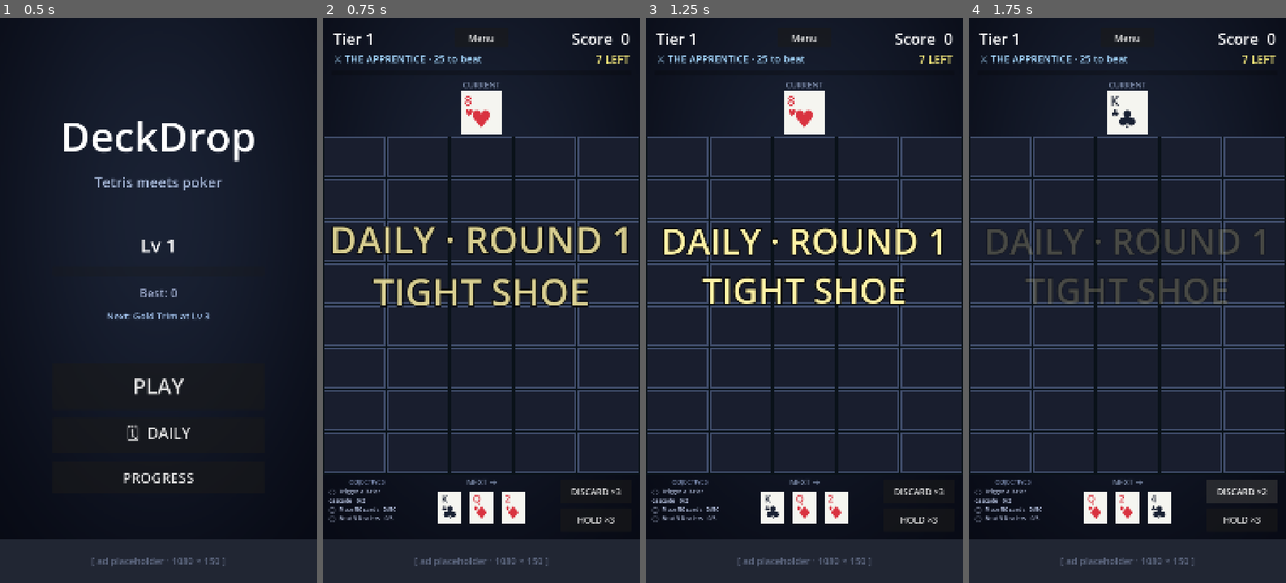
Above: before the commit, frames 1-4 (left to right).
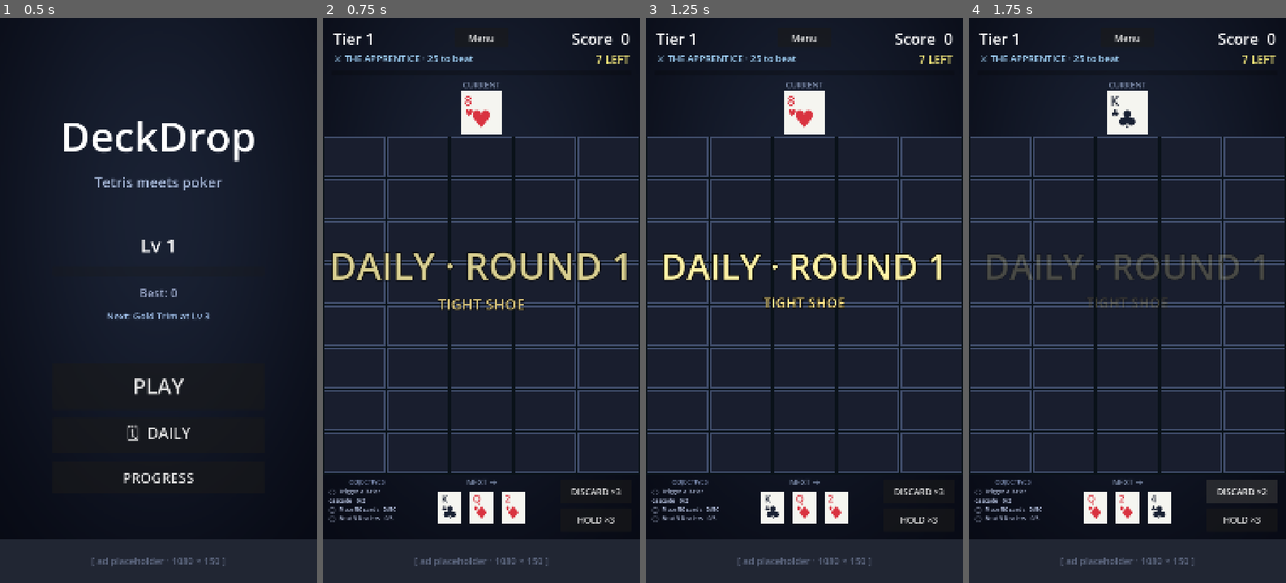
Above: after the commit, the same moments.

Repository: KrisCagle/Godot-CardStack
Game: Godot game, scene res://scenes/Title.tscn
Same seed, same stepped clock (60 frames per second), same inputs: the game is played once before the commit and once after it.
Inputs:
- Up to frame 1 (0.5 s): no input
- Up to frame 2 (0.75 s): click "🗓 DAILY" at 0.5 s
- Up to frame 3 (1.25 s): no input
- Up to frame 4 (1.75 s): click "DISCARD ×3" at 1.25 s

Frame 1 is identical in both runs. In frame 2, 6.1% of the frame differs, in the area x 2-96%, y 6-52%; in frame 3, 5.8%; in frame 4, 3.8%.

Commit message:
Fix text overflow on round splash and game-over panel
Round splash: titles and subtitles both rendered at 120pt in a single
Label with newline separator. Boss subtitles like "THE LEGEND — Only
Trips+ count" pushed past the screen at that size.

Refactored _show_round_splash to use a VBoxContainer with two Labels:
  - Title  (120pt) — "BOSS · ROUND 3" or "ROUND 1"
  - Subtitle (48pt) — dealer name or modifier or boss rule
Both labels have autowrap_mode = WORD_SMART and custom_minimum_size
of 980px wide so long text wraps to a second line instead of clipping.

Same tween animation (back-ease scale-in, fade-out at 0.85s) applied
to the container.

Game-over panel:
  - XpLabel font 60 → 52 + autowrap (long bonus breakdowns like
    "+450 XP (+100 first-time, +350 obj 2/3)" were overflowing the
    panel's 920px width).
  - BestHandLabel font 40 → 36 + autowrap (the new Modifier line
    appended after best-hand could push wide on long names).

HUD dealer info label:
  - Width 700 → 760 (more room for the longer boss prefix string
    "⚠ BOSS · THE LEGEND · 2500 to beat")
  - Font 34 → 32 (slight headroom)
  - clip_text = true so anything still too long gets cut instead of
    bleeding into RoundCounterLabel.

Diff:
--- a/DeckDrop/scenes/Game.tscn
+++ b/DeckDrop/scenes/Game.tscn
@@ -68,12 +68,13 @@
 layout_mode = 1
 offset_left = 36.0
 offset_top = 115.0
-offset_right = 700.0
+offset_right = 760.0
 offset_bottom = 160.0
 modulate = Color(0.85, 0.55, 0.55, 1)
 text = "DEALER: Pair · 100"
 vertical_alignment = 1
-theme_override_font_sizes/font_size = 34
+clip_text = true
+theme_override_font_sizes/font_size = 32
 
 [node name="RoundCounterLabel" type="Label" parent="HUD"]
 layout_mode = 1
@@ -337,7 +338,8 @@
 modulate = Color(0.7, 0.78, 0.92, 1)
 text = ""
 horizontal_alignment = 1
-theme_override_font_sizes/font_size = 40
+autowrap_mode = 3
+theme_override_font_sizes/font_size = 36
 
 [node name="Spacer2" type="Control" parent="GameOverPanel/Panel/VBox"]
 custom_minimum_size = Vector2(0, 30)
@@ -347,7 +349,8 @@
 layout_mode = 2
 text = "+0 XP"
 horizontal_alignment = 1
-theme_override_font_sizes/font_size = 60
+autowrap_mode = 3
+theme_override_font_sizes/font_size = 52
 
 [node name="LevelLabel" type="Label" parent="GameOverPanel/Panel/VBox"]
 layout_mode = 2
--- a/DeckDrop/scripts/game.gd
+++ b/DeckDrop/scripts/game.gd
@@ -1215,34 +1215,56 @@
 
 
 func _show_round_splash(text: String, subtitle: String = "") -> void:
-	var full := text
+	# Title at 120pt + optional subtitle at 48pt with autowrap. Previous version
+	# stuffed both into one Label so boss subtitles like "THE LEGEND — Only
+	# Trips+ count" rendered at 120pt and ran way off-screen.
+	const MAX_WIDTH := 980.0
+	var container := VBoxContainer.new()
+	container.alignment = BoxContainer.ALIGNMENT_CENTER
+	container.z_index = 150
+	container.mouse_filter = Control.MOUSE_FILTER_IGNORE
+	container.add_theme_constant_override("separation", 8)
+	add_child(container)
+
+	var title_label := Label.new()
+	title_label.text = text
+	title_label.add_theme_font_size_override("font_size", 120)
+	title_label.add_theme_color_override("font_color", Color(1.0, 0.95, 0.65))
+	title_label.add_theme_color_override("font_outline_color", Color(0, 0, 0, 0.95))
+	title_label.add_theme_constant_override("outline_size", 16)
+	title_label.horizontal_alignment = HORIZONTAL_ALIGNMENT_CENTER
+	title_label.autowrap_mode = TextServer.AUTOWRAP_WORD_SMART
+	title_label.custom_minimum_size = Vector2(MAX_WIDTH, 0)
+	container.add_child(title_label)
+
 	if not subtitle.is_empty():
-		full = "%s\n%s" % [text, subtitle]
-	var splash := Label.new()
-	splash.text = full
-	splash.add_theme_font_size_override("font_size", 120)
-	splash.add_theme_color_override("font_color", Color(1.0, 0.95, 0.65))
-	splash.add_theme_color_override("font_outline_color", Color(0, 0, 0, 0.95))
-	splash.add_theme_constant_override("outline_size", 16)
-	splash.horizontal_alignment = HORIZONTAL_ALIGNMENT_CENTER
-	splash.z_index = 150
-	splash.mouse_filter = Control.MOUSE_FILTER_IGNORE
-	add_child(splash)
+		var sub_label := Label.new()
+		sub_label.text = subtitle
+		sub_label.add_theme_font_size_override("font_size", 48)
+		sub_label.add_theme_color_override("font_color", Color(1.0, 0.90, 0.55))
+		sub_label.add_theme_color_override("font_outline_color", Color(0, 0, 0, 0.92))
+		sub_label.add_theme_constant_override("outline_size", 10)
+		sub_label.horizontal_alignment = HORIZONTAL_ALIGNMENT_CENTER
+		sub_label.autowrap_mode = TextServer.AUTOWRAP_WORD_SMART
+		sub_label.custom_minimum_size = Vector2(MAX_WIDTH, 0)
+		container.add_child(sub_label)
+
 	await get_tree().process_frame
-	splash.position = (size - splash.size) * 0.5
-	splash.position.y -= 120.0
-	splash.pivot_offset = splash.size * 0.5
-	splash.scale = Vector2(0.4, 0.4)
-	splash.modulate.a = 0.0
+	container.size = container.get_combined_minimum_size()
+	container.position = (size - container.size) * 0.5
+	container.position.y -= 80.0
+	container.pivot_offset = container.size * 0.5
+	container.scale = Vector2(0.4, 0.4)
+	container.modulate.a = 0.0
 
 	var t := create_tween().set_parallel(true)
-	t.tween_property(splash, "scale", Vector2(1.0, 1.0), 0.30) \
+	t.tween_property(container, "scale", Vector2(1.0, 1.0), 0.30) \
 		.set_trans(Tween.TRANS_BACK).set_ease(Tween.EASE_OUT)
-	t.tween_property(splash, "modulate:a", 1.0, 0.20)
-	t.tween_property(splash, "modulate:a", 0.0, 0.40).set_delay(0.85)
+	t.tween_property(container, "modulate:a", 1.0, 0.20)
+	t.tween_property(container, "modulate:a", 0.0, 0.40).set_delay(0.85)
 
 	await t.finished
-	splash.queue_free()
+	container.queue_free()
 
 
 func _spawn_mini_popup(text: String, world_pos: Vector2, color: Color) -> void:
--- a/DeckDrop/scripts/game_over_panel.gd
+++ b/DeckDrop/scripts/game_over_panel.gd
@@ -61,6 +61,9 @@
 		xp_label.text = "+%d XP" % xp_gained
 	else:
 		xp_label.text = "+%d XP   (%s)" % [xp_gained, ", ".join(bonus_parts)]
+	# Long bonus breakdowns can overflow the panel width — let it wrap.
+	xp_label.autowrap_mode = TextServer.AUTOWRAP_WORD_SMART
+	best_hand_label.autowrap_mode = TextServer.AUTOWRAP_WORD_SMART
 
 	var modifier_name: String = String(data.get("modifier_name", ""))
 	if not modifier_name.is_empty():
Not shown, added: DeckDrop/assets/audio/music.mp3.import
